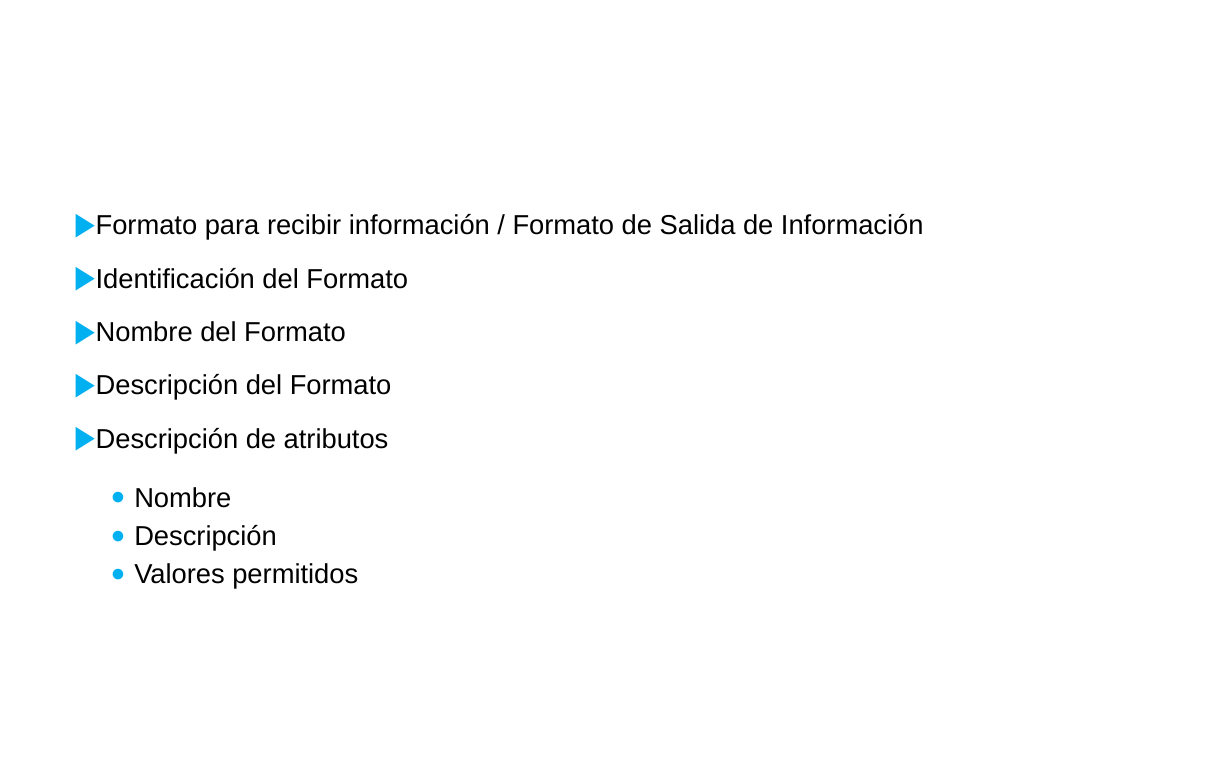
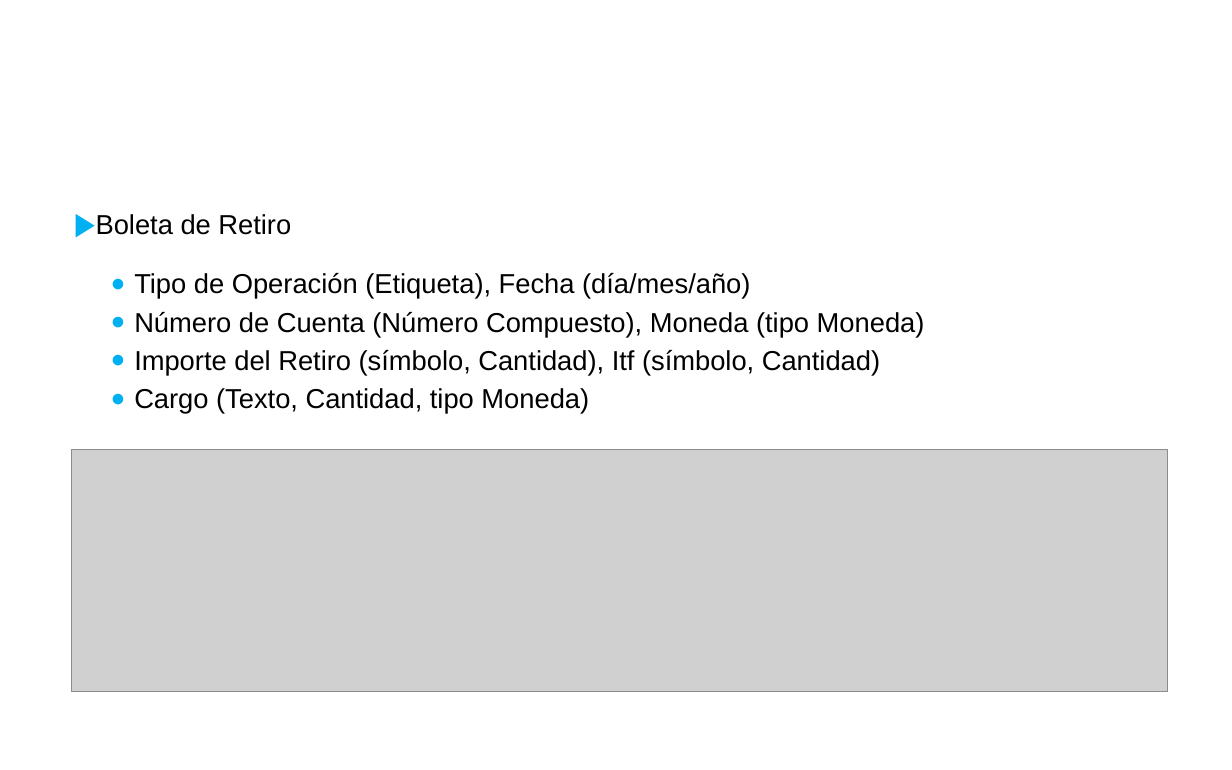
Before and after one commit to juanmcortezr/cosas, a slide deck: slide 19 of InsiDesarrolloSistemas2019.pptx (slide 17 before the commit). Drawn at 1232x770 pixels with LibreOffice and Linux fonts; fonts in the diff are those of the drawing; grey boxes stand for pictures; background and template pictures are left out. Boxes give left, top, right and bottom in pixels: in the first picture for what was removed or moved away, otherwise in the second. Text is boxed around its words. In the diff, an @@ line names an element or a change of style, - is before the commit and + after.

Commit message:
Add files via upload
para ver

```diff
--- a/InsiDesarrolloSistemas2019.pptx
+++ b/InsiDesarrolloSistemas2019.pptx
@@ text at (96,214,925,414): text changed @@
-▶ Formato para recibir información / Formato de Salida de Información
-▶ Identificación del Formato
-▶ Nombre del Formato
-▶ Descripción del Formato
-▶ Descripción de atributos
-  ● Nombre
-  ● Descripción
-  ● Valores permitidos
+▶ Boleta de Retiro
+  ● Tipo de Operación (Etiqueta), Fecha (día/mes/año)
+  ● Número de Cuenta (Número Compuesto), Moneda (tipo Moneda)
+  ● Importe del Retiro (símbolo, Cantidad), Itf (símbolo, Cantidad)
+  ● Cargo (Texto, Cantidad, tipo Moneda)
@@ picture added at (71,450,1167,691) @@
```
Also in this commit, not shown: 5 other slides changed, 3 slides added, 1 slide removed, 2 other files.
